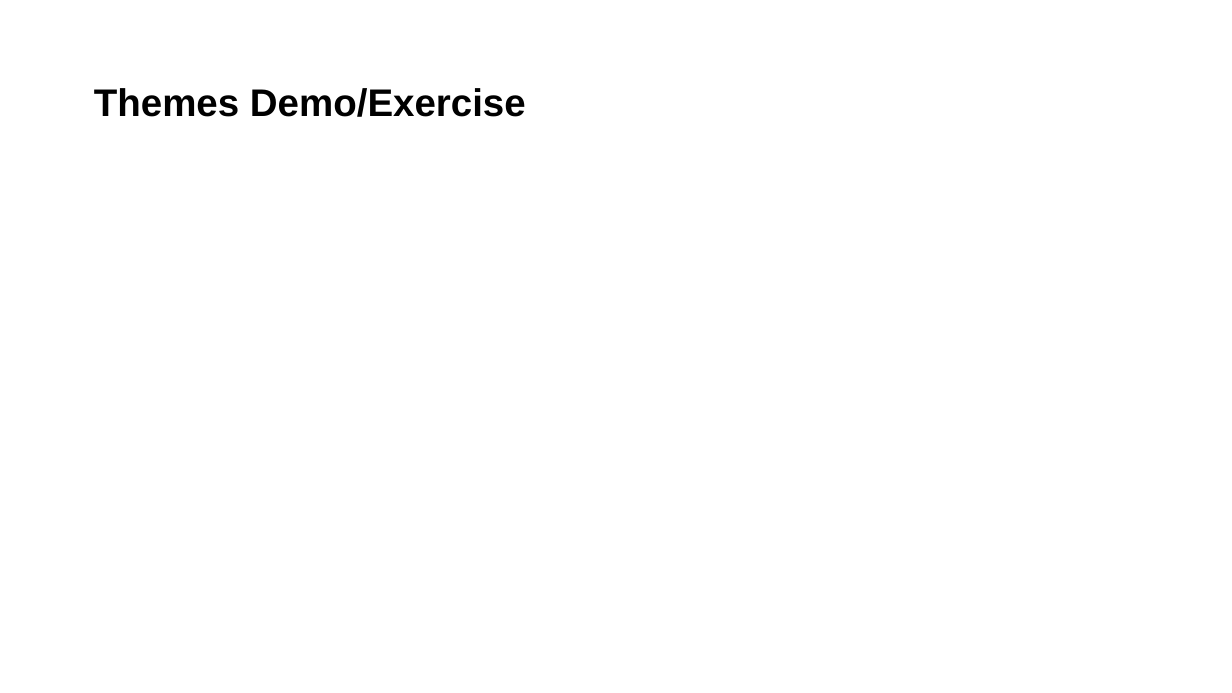
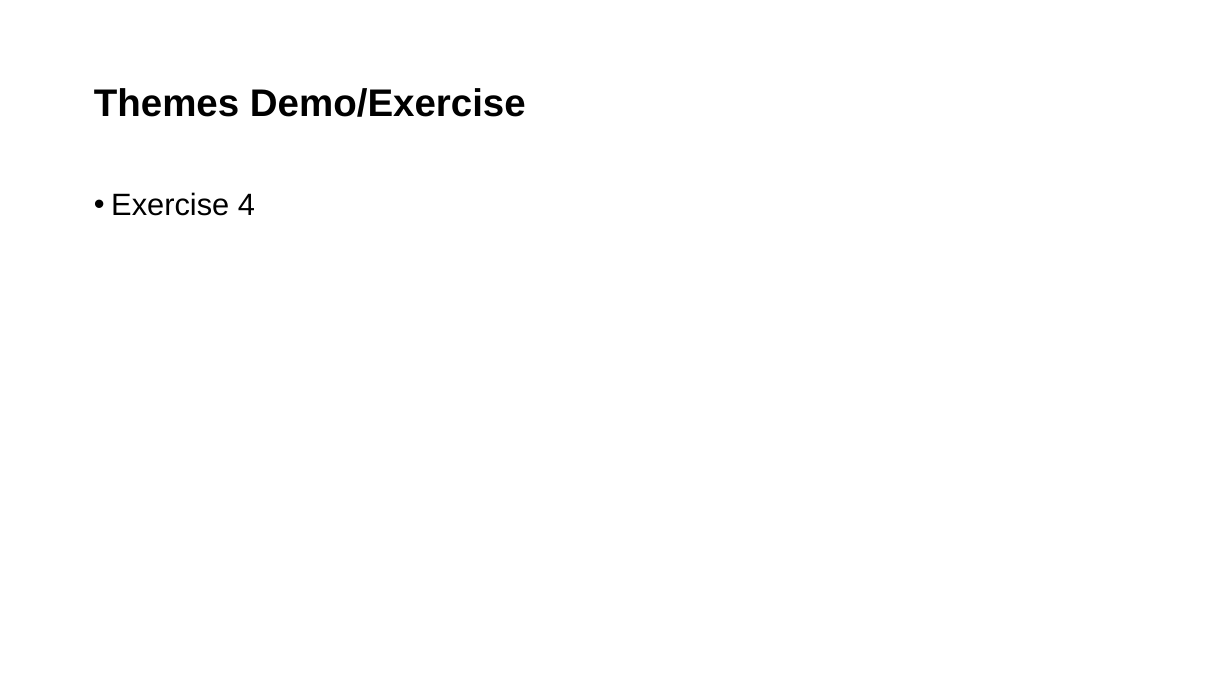
Before and after one commit to Public-Health-Scotland/ATI-ggplot-training, a slide deck: slide 24 of Introduction to ggplot.pptx. Drawn at 1232x693 pixels with LibreOffice and Linux fonts; fonts in the diff are those of the drawing; background and template pictures are left out. Boxes give left, top, right and bottom in pixels: in the first picture for what was removed or moved away, otherwise in the second. Text is boxed around its words. In the diff, an @@ line names an element or a change of style, - is before the commit and + after.

```diff
--- a/Introduction to ggplot.pptx
+++ b/Introduction to ggplot.pptx
@@ text added at [111, 192, 255, 216], 24 pt, text #000000 @@
+• Exercise 4
```
Also in this commit, not shown: 2 other slides changed, 1 slide added.
